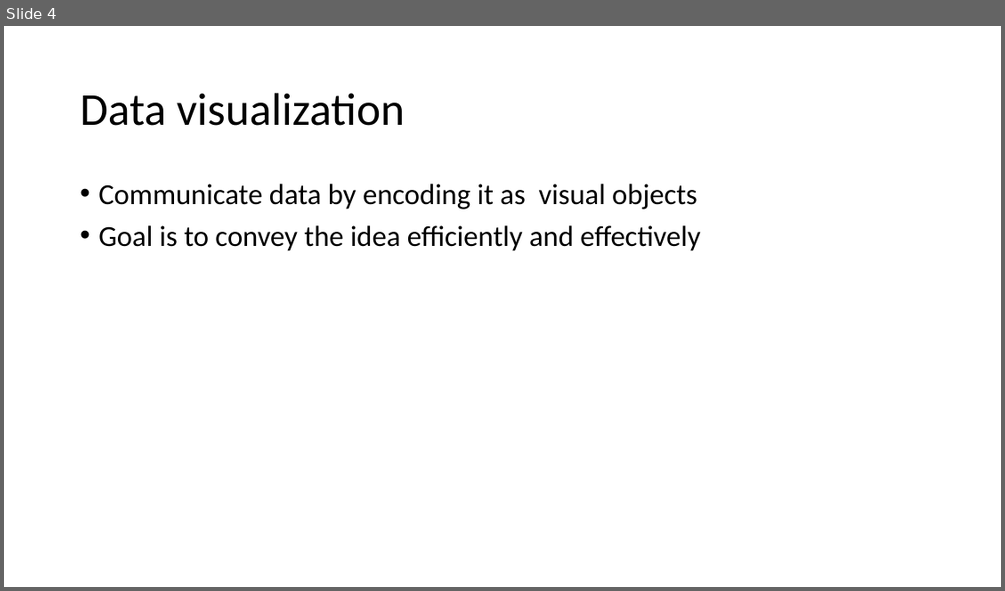
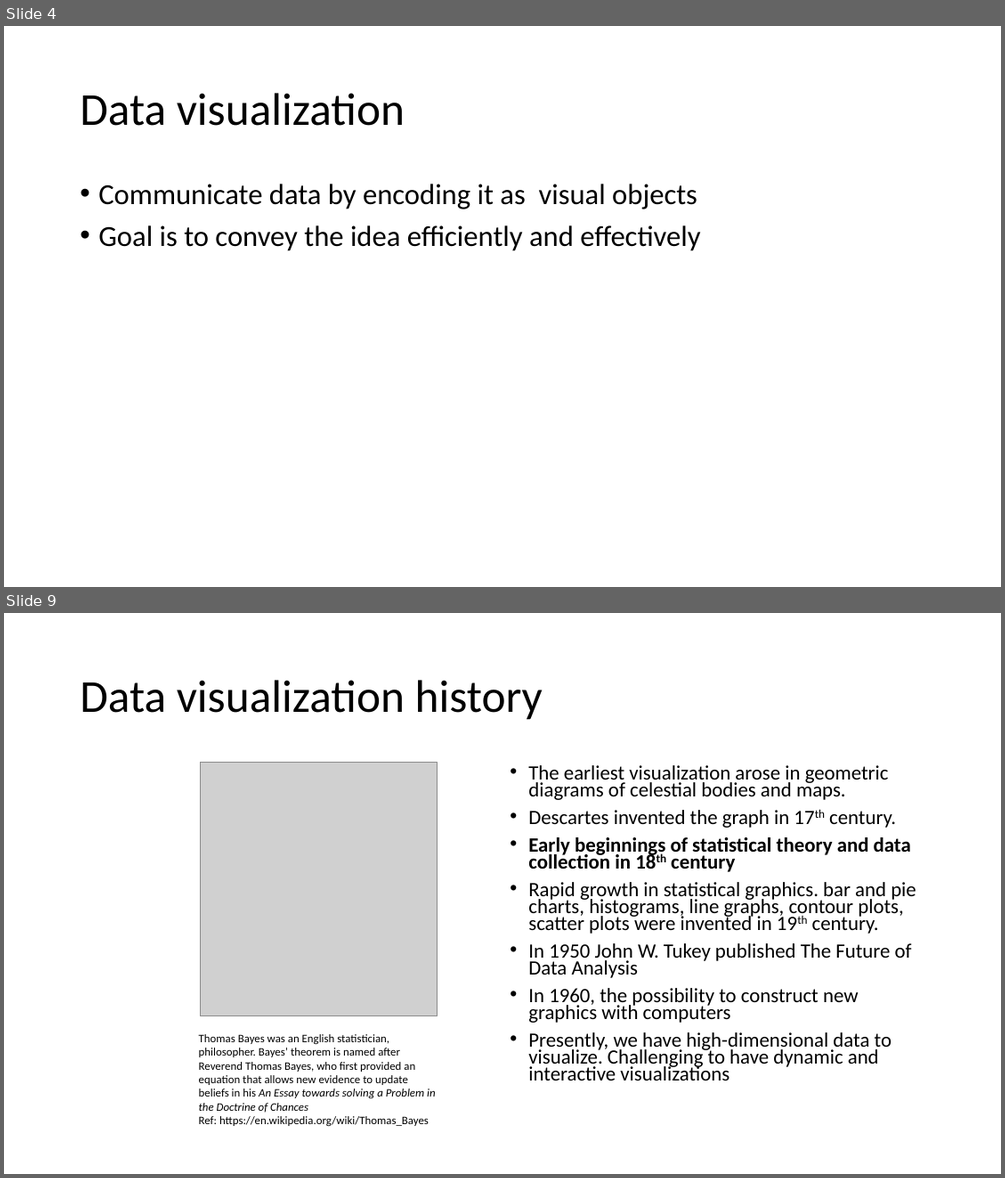
Before and after one commit to urmi-21/MOGtutorial, a slide deck: EDA_MOG.pptx. Shown one above the other, each under a label of ours: slide 4 before the commit, slides 4 and 9 after it; the slides between them are not shown. The pictures are 1005x591 and 1005x1178 pixels, drawn with LibreOffice and Linux fonts; fonts in the diff are those of the drawing; grey boxes stand for pictures. Boxes give left, top, right and bottom in pixels: in the first picture for what was removed or moved away, otherwise in the second. Text is boxed around its words. In the diff, an @@ line names an element or a change of style, - is before the commit and + after.

```diff
--- a/EDA_MOG.pptx
+++ b/EDA_MOG.pptx
@@ slide 9 added at box(4, 613, 1001, 1174), background #FFFFFF @@
@@ title added at box(80, 680, 542, 720), 44 pt, text #000000 @@
+Data visualization history
@@ picture added at box(200, 763, 437, 1017) @@
@@ text added at box(528, 765, 916, 1080), 19.6 pt, text #000000 @@
+• The earliest visualization arose in geometric diagrams of celestial bodies and maps.
+• Descartes invented the graph in 17th century.
+• Early beginnings of statistical theory and data collection in 18th century
+• Rapid growth in statistical graphics. bar and pie charts, histograms, line graphs, contour plots, scatter plots were invented in 19th century.
+• In 1950 John W. Tukey published The Future of Data Analysis
+• In 1960, the possibility to construct new graphics with computers
+• Presently, we have high-dimensional data to visualize. Challenging to have dynamic and interactive visualizations
@@ text added at box(199, 1034, 436, 1127), 11 pt, text #000000 @@
+Thomas Bayes was an English statistician, philosopher. Bayes’ theorem is named after Reverend Thomas Bayes, who first provided an equation that allows new evidence to update beliefs in his An Essay towards solving a Problem in the Doctrine of Chances
+Ref: https://en.wikipedia.org/wiki/Thomas_Bayes
```
Also in this commit, not shown: 1 slide changed, 18 other slides added, 3 slides removed.
